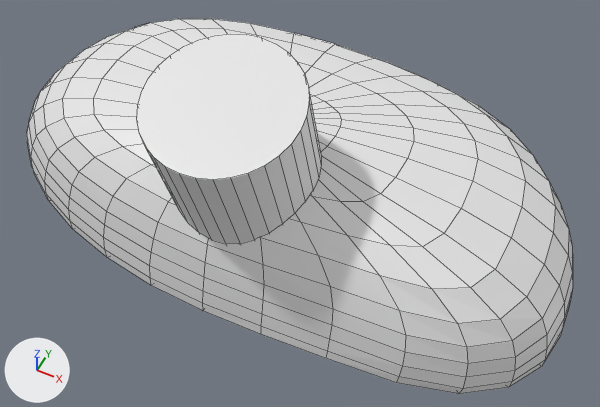
One commit to the Blender file antenna-cover.blend: the scene before it, then after it.
One viewpoint serves both versions: a 50 mm lens placed at (3.65, -6.61, 7.59), pointed at (0.59, -0.48, -0.07). The lights are fixed; the arrows at lower left show +X, +Y and +Z. Mesh edges are drawn as thin lines.
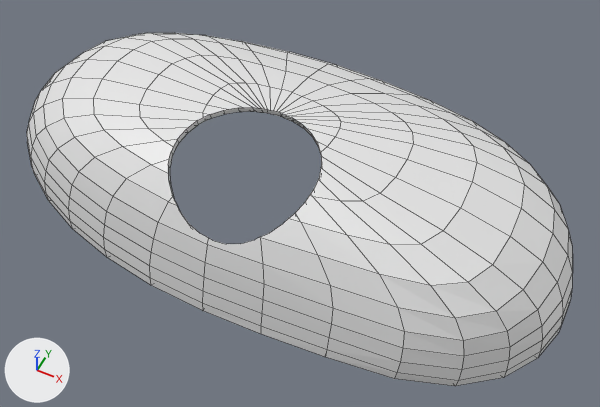
Location of each change, (x1, y1, x2, y2) in pixels of the pictures (600 x 407 px; the box of a moved part takes in the faces that stretch with it):
'Sphere', reshaped
    before: (27, 19, 573, 394)
    after: (27, 33, 573, 386)
'Cylinder.001', hidden
    before: (137, 34, 321, 244)
part 1 of me_sphere, moved or reshaped
    before: (250, 23, 508, 128)
    after: (229, 39, 503, 141)
part 3 of me_sphere, moved or reshaped
    before: (151, 19, 533, 155)
    after: (150, 33, 527, 162)
part 4 of me_sphere, moved or reshaped
    before: (298, 63, 393, 119)
    after: (218, 56, 390, 121)
part 5 of me_sphere, moved or reshaped
    before: (60, 23, 207, 72)
    after: (58, 33, 246, 95)
part 6 of me_sphere, moved or reshaped
    before: (333, 104, 569, 254)
    after: (332, 111, 568, 255)
part 7 of me_sphere, moved or reshaped
    before: (433, 238, 564, 387)
    after: (431, 236, 563, 377)
part 8 of me_sphere, moved or reshaped
    before: (396, 335, 515, 394)
    after: (394, 331, 510, 386)
part 9 of me_sphere, moved or reshaped
    before: (318, 178, 511, 383)
    after: (318, 177, 510, 379)

What changed in the scene script:
```text
Change me_sphere:
    where me_sphere.from_pydata(...)  # 321 vertices, 320 faces; spans x -1.05..1.04, y -1.04..1.05, z -0.52..0.49
    used by ob_sphere; location = (0.004, 0.143, -0.04); scale = (3.9, 2.06, 1.78)
    me_sphere part 1: 23 of the vertices in x -0.69..0.69, y 0.59..0.94, z 0.25..0.43 are moved by (0.0, -0.1, -0.12)
    me_sphere part 2: all 5 vertices in x -0.43..0.43, y 0.93..1.0, z 0.04 are moved by (0.0, -0.07, -0.06)
    me_sphere part 3: 21 of the vertices in x -0.79..0.79, y 0.35..0.6, z 0.21..0.45 are moved by (0.0, -0.04, -0.06)
    me_sphere part 4: all 11 vertices in x -0.16..0.16, y 0.12..0.21, z 0.48 are moved by (0.0, -0.01, -0.03)
    me_sphere part 5: all 8 vertices in x -0.87..-0.41, y 0.12..0.37, z 0.14..0.44 are moved by (0.0, -0.01, -0.03)
    me_sphere part 6: all 8 vertices in x 0.4..0.91, y 0.12..0.37, z 0.16..0.44 are moved by (0.0, -0.01, -0.03)
    me_sphere part 7: all 12 vertices in x 0.9..1.03, y -0.73..-0.45, z -0.52..0.07 are moved by (-0.03, 0.06, 0.0)
    me_sphere part 8: all 4 vertices in x 0.83..0.84, y -0.89..-0.84, z -0.52..-0.16 are moved by (-0.02, 0.03, 0.0)
    me_sphere part 9: 13 of the vertices in x 0.64..0.83, y -1.02..-0.47, z -0.52..0.37 are moved by (-0.01, 0.02, 0.0)
Change ob_cylinder_001:
    add ob_cylinder_001.hide_set(True)
```
